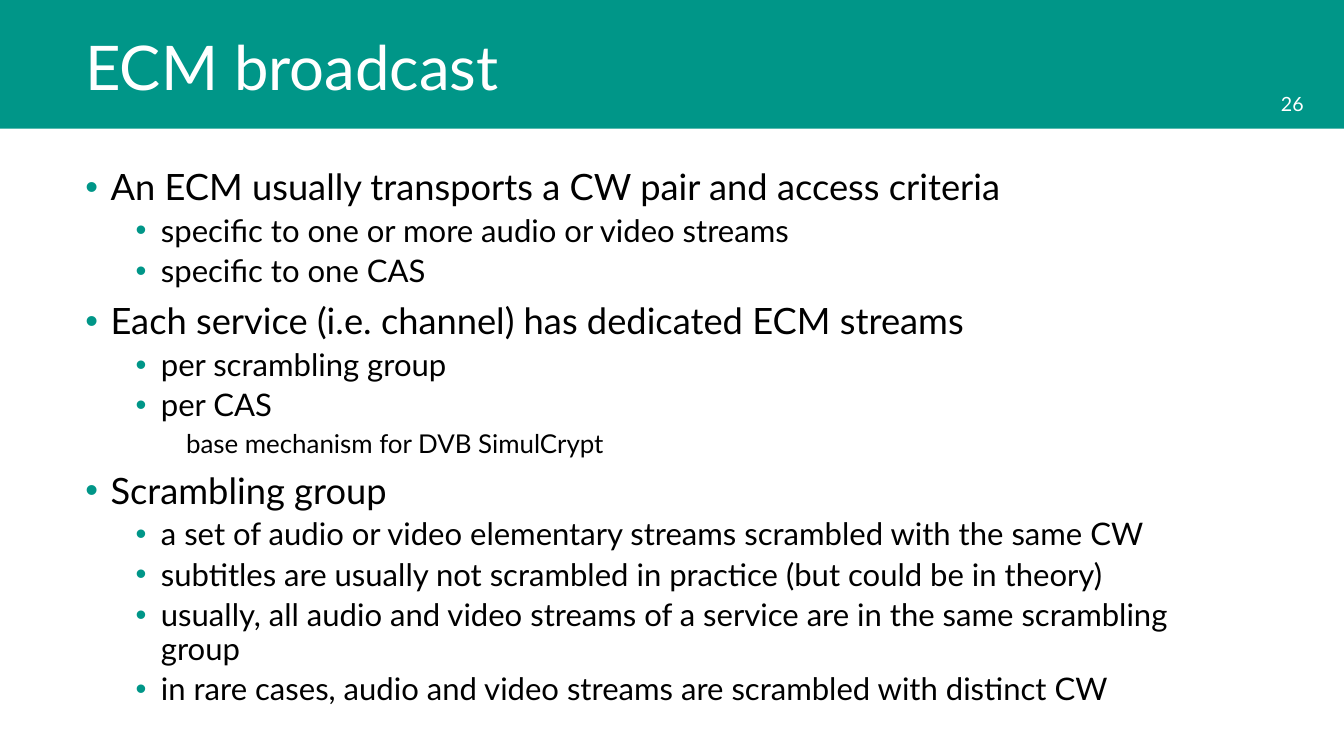
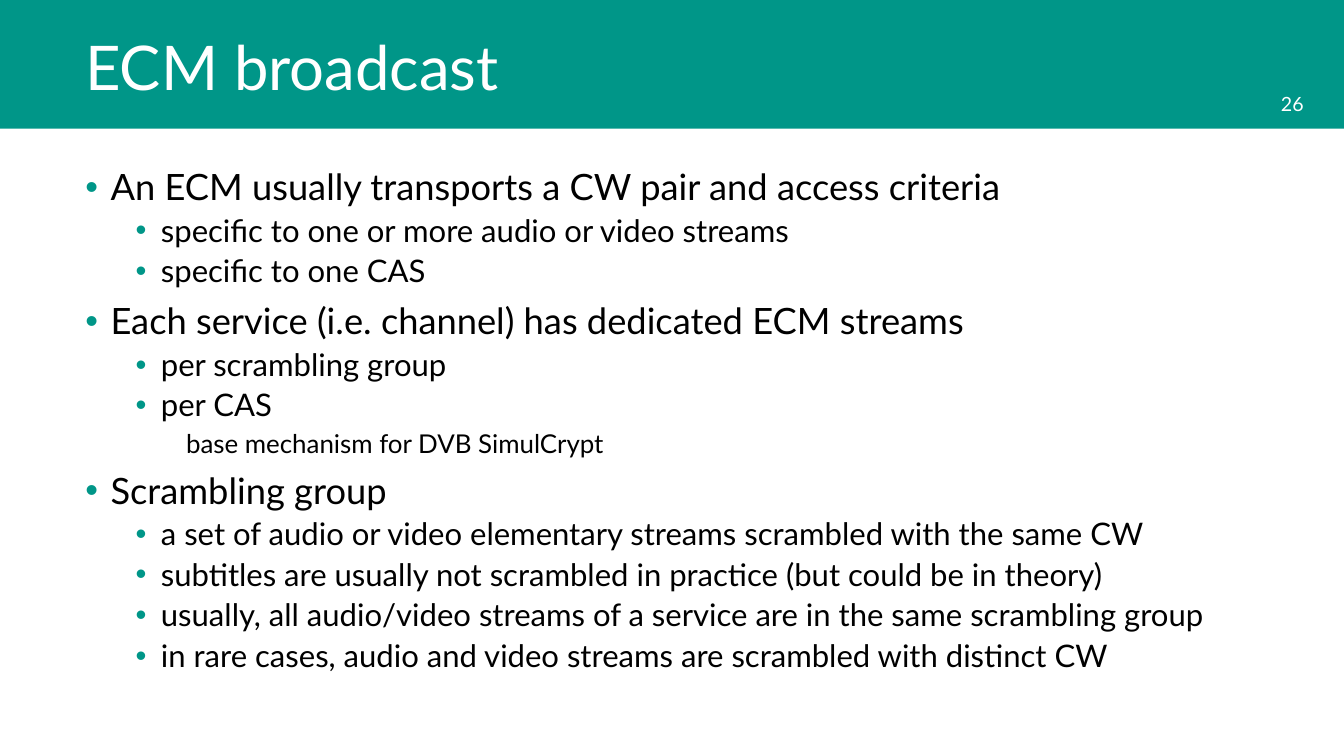
Before and after one commit to tsduck/tsduck, a slide deck: slide 26 of doc/mpegts-introduction.pptx. Drawn at 1344x756 pixels with LibreOffice and Linux fonts; fonts in the diff are those of the drawing; background and template pictures are left out. Boxes give left, top, right and bottom in pixels: in the first picture for what was removed or moved away, otherwise in the second. Text is boxed around its words. In the diff, an @@ line names an element or a change of style, - is before the commit and + after.

```diff
--- a/doc/mpegts-introduction.pptx
+++ b/doc/mpegts-introduction.pptx
@@ text at [161,603,1203,632]: text changed @@
-  • usually, all audio and video streams of a service are in the same scrambling group
+  • usually, all audio/video streams of a service are in the same scrambling group
```
Also in this commit, not shown: 8 other slides changed, 8 other files.
